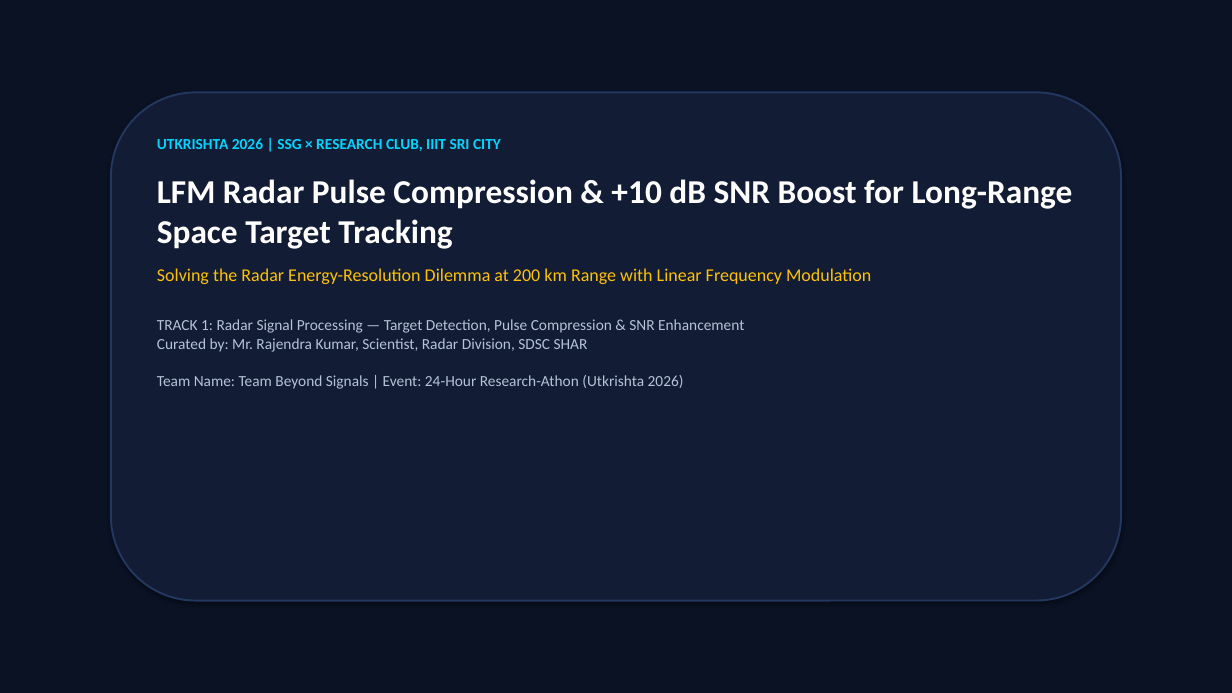
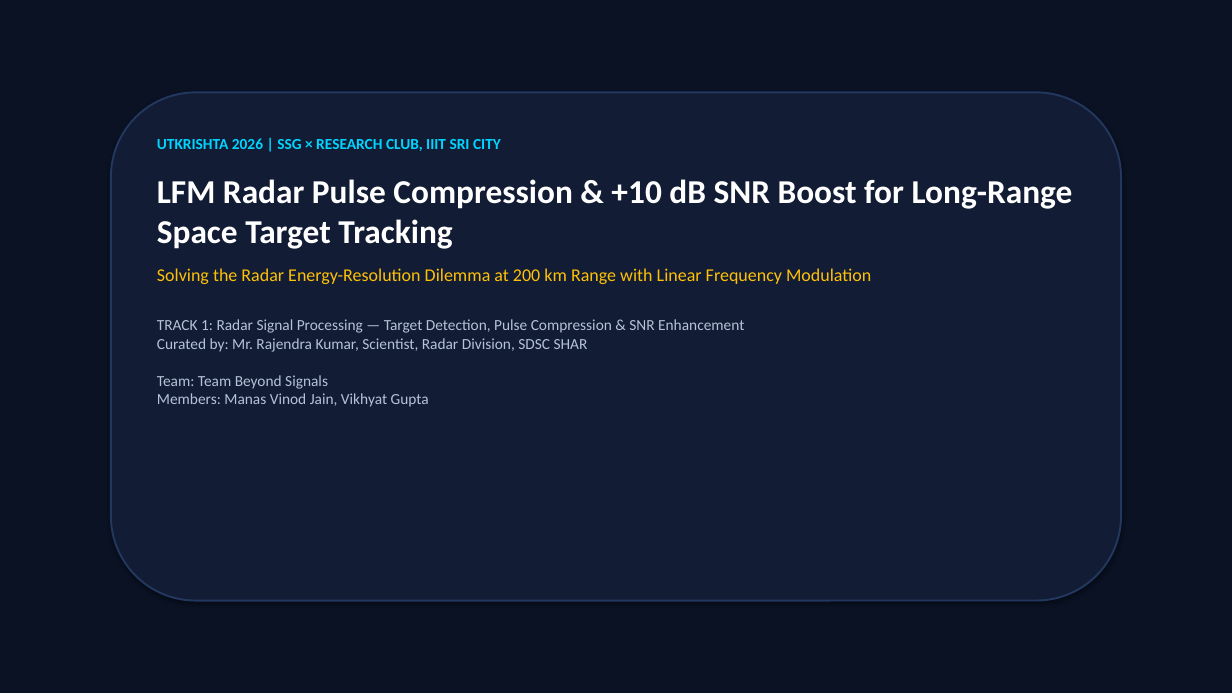
Before and after one commit to Manas-Jain-24/space-radar-pulse-compression, a slide deck: slide 1 of PITCH_DECK.pptx. Drawn at 1232x693 pixels with LibreOffice and Linux fonts; fonts in the diff are those of the drawing. Boxes give left, top, right and bottom in pixels: in the first picture for what was removed or moved away, otherwise in the second. Text is boxed around its words. In the diff, an @@ line names an element or a change of style, - is before the commit and + after.

Commit message:
Fix Track 1 deliverables and rebuild submission bundle

```diff
--- a/PITCH_DECK.pptx
+++ b/PITCH_DECK.pptx
@@ text at <box>157,319,744,407</box>: text changed @@
-TRACK 1: Radar Signal Processing — Target Detection, Pulse Compression & SNR Enhancement
-Curated by: Mr. Rajendra Kumar, Scientist, Radar Division, SDSC SHAR
-Team Name: Team Beyond Signals | Event: 24-Hour Research-Athon (Utkrishta 2026)
+TRACK 1: Radar Signal Processing — Target Detection, Pulse Compression & SNR Enhancement
+Curated by: Mr. Rajendra Kumar, Scientist, Radar Division, SDSC SHAR
+Team: Team Beyond Signals
+Members: Manas Vinod Jain, Vikhyat Gupta
```
Also in this commit, not shown: 14 other files.
